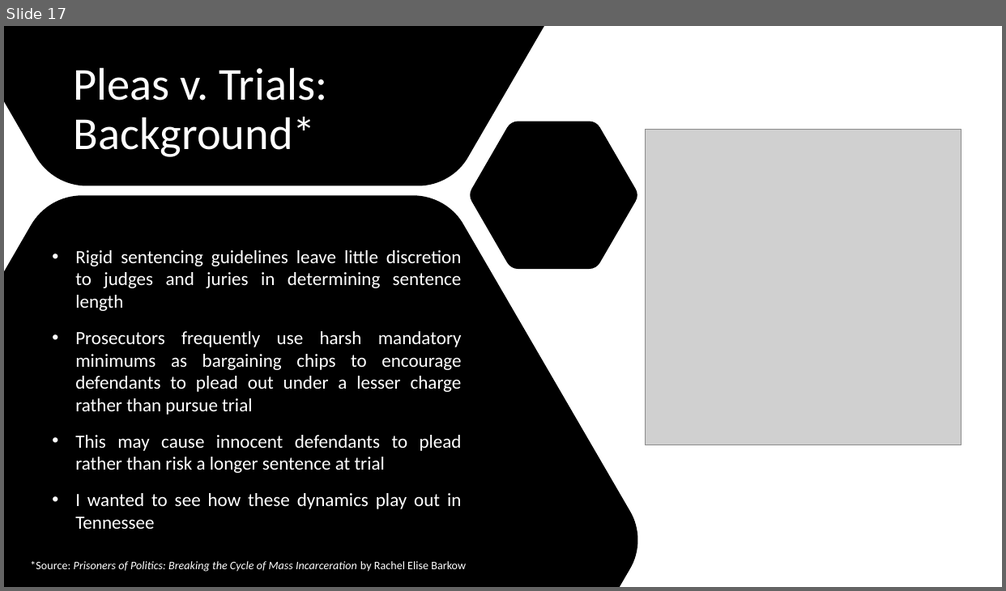
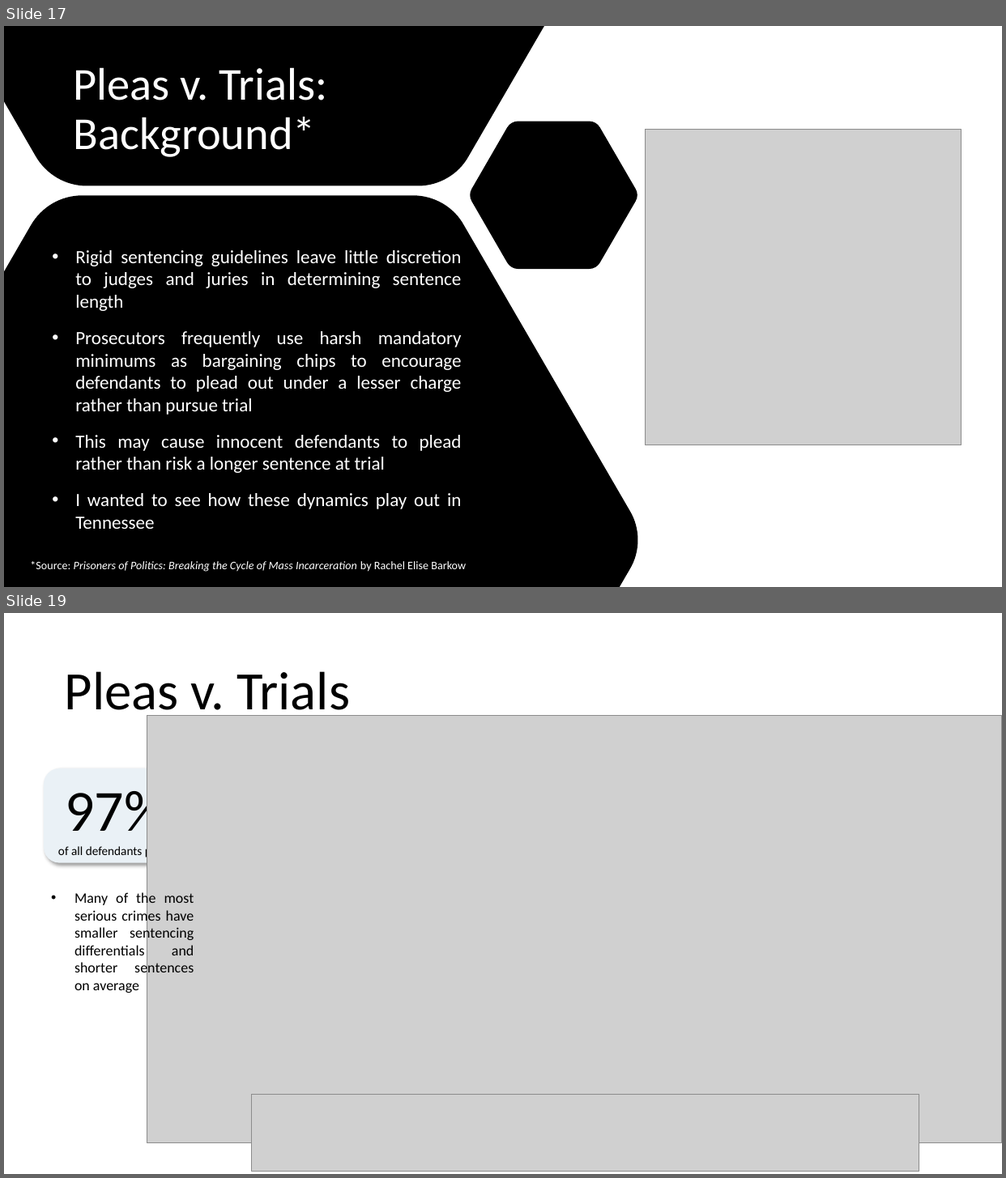
Before and after one commit to jenwhitson/sentencing_project, a slide deck: Presentation.pptx. Shown one above the other, each under a label of ours: slide 17 before the commit, slides 17 and 19 after it; the slides between them are not shown. The pictures are 1006x591 and 1006x1178 pixels, drawn with LibreOffice and Linux fonts; fonts in the diff are those of the drawing; grey boxes stand for pictures. Boxes give left, top, right and bottom in pixels: in the first picture for what was removed or moved away, otherwise in the second. Text is boxed around its words. In the diff, an @@ line names an element or a change of style, - is before the commit and + after.

```diff
--- a/Presentation.pptx
+++ b/Presentation.pptx
@@ slide 19 added at <box>4,613,1002,1174</box>, background #FFFFFF @@
@@ title added at <box>65,671,350,722</box>, 52 pt, text #000000 @@
+Pleas v. Trials
@@ picture added at <box>147,716,1002,1143</box> @@
@@ rounded rectangle added at <box>44,769,187,863</box>, fill #EAF1F6, 11.9 pt, text #000000 @@
+97%
+of all defendants plead
@@ text added at <box>74,891,194,993</box>, 14 pt, text #000000 @@
+• Many of the most serious crimes have smaller sentencing differentials and shorter sentences on average
@@ picture added at <box>252,1094,919,1171</box> @@
```
Also in this commit, not shown: 1 slide changed, 1 other slide added, 2 slides removed, 3 other files.
